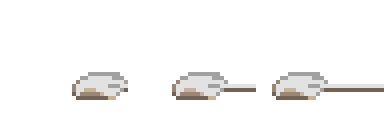
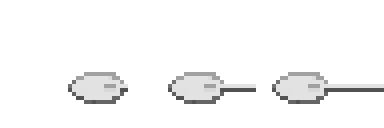
Before/after of a w=384, h=128 layered artwork. What changed in the layer stack:
removed group "Level1 copy 2" (2 layers) over [68, 72, 128, 104]
removed group "Level1 copy" (2 layers) over [168, 72, 256, 104]
hid "Layer 5", moved it out of group "Level1 copy", painted on it over [72, 72, 384, 100]
removed group "Level1" (2 layers) over [272, 76, 384, 104]
removed layer "Layer 5" (3rd of 3, in "Level1") from group "Level1" over [272, 76, 384, 100]
added group "Rounded" with 3 layers above "tile1" over [68, 72, 384, 104]
added layer "1" in group "Rounded" over [68, 72, 128, 104]
added layer "2" in group "Rounded" over [168, 72, 256, 104]
added layer "3" in group "Rounded" over [272, 76, 384, 104]
renamed "Layer 5" to "tile2", hid it, moved it out of group "Level1 copy 2", painted on it over [68, 72, 128, 104]
hid "Layer 6" over [68, 72, 384, 104]
